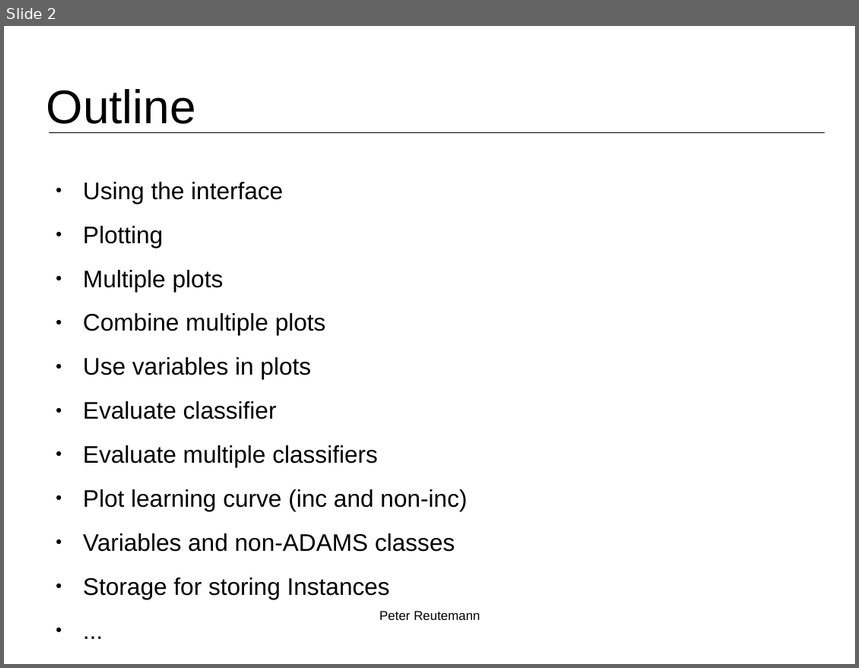
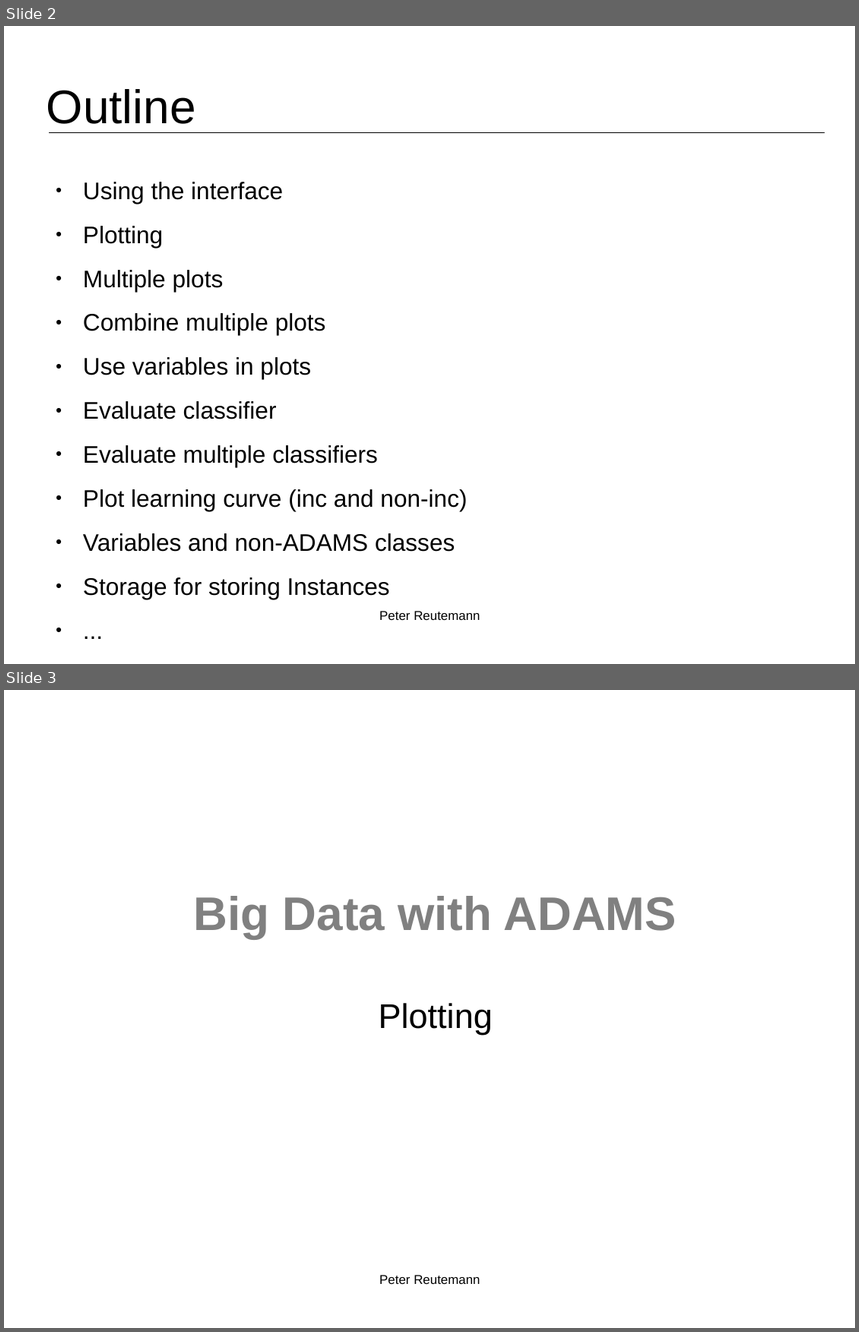
Before and after one commit to fracpete/kuching-2015, a slide deck: 2_basic_flows/kuching2015_basic_flows.odp. Shown one above the other, each under a label of ours: slide 2 before the commit, slides 2 and 3 after it. The pictures are 859x668 and 859x1332 pixels, drawn with LibreOffice and Linux fonts; fonts in the diff are those of the drawing; background and template pictures are left out. Boxes give left, top, right and bottom in pixels: in the first picture for what was removed or moved away, otherwise in the second. Text is boxed around its words. In the diff, an @@ line names an element or a change of style, - is before the commit and + after.

```diff
--- a/2_basic_flows/kuching2015_basic_flows.odp
+++ b/2_basic_flows/kuching2015_basic_flows.odp
@@ slide 3 added at [4, 690, 855, 1328], background #FFFFFF @@
@@ title added at [194, 896, 677, 939], 44 pt, text #808080, bold @@
+Big Data with ADAMS
@@ subtitle added at [379, 1003, 493, 1034], 32 pt, text #000000 @@
+Plotting
@@ text added at [379, 1275, 480, 1284], 12 pt, text #000000 @@
+Peter Reutemann
```
Also in this commit, not shown: 1 slide changed, 2 other slides added, 2 other files.
